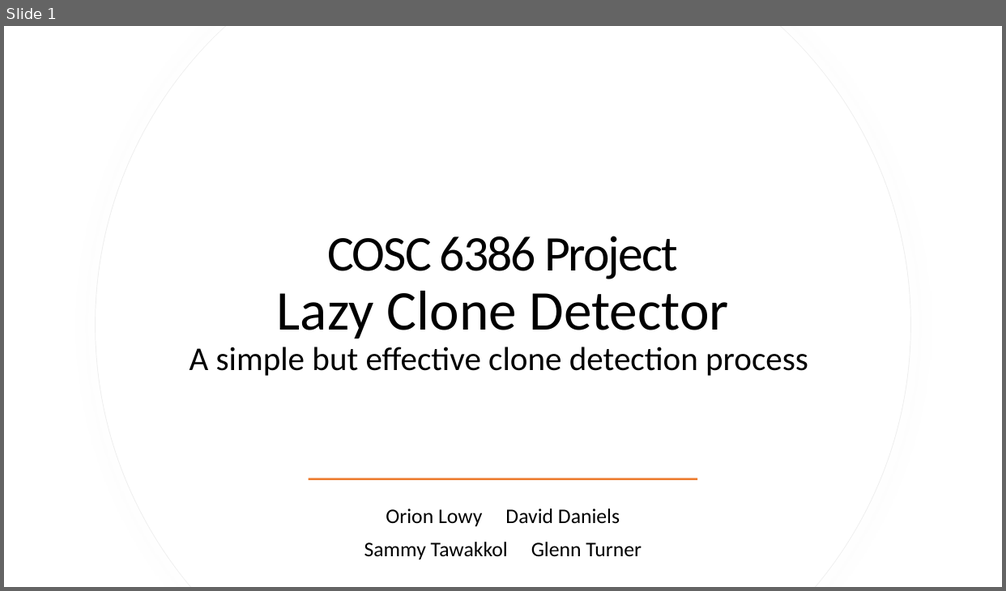
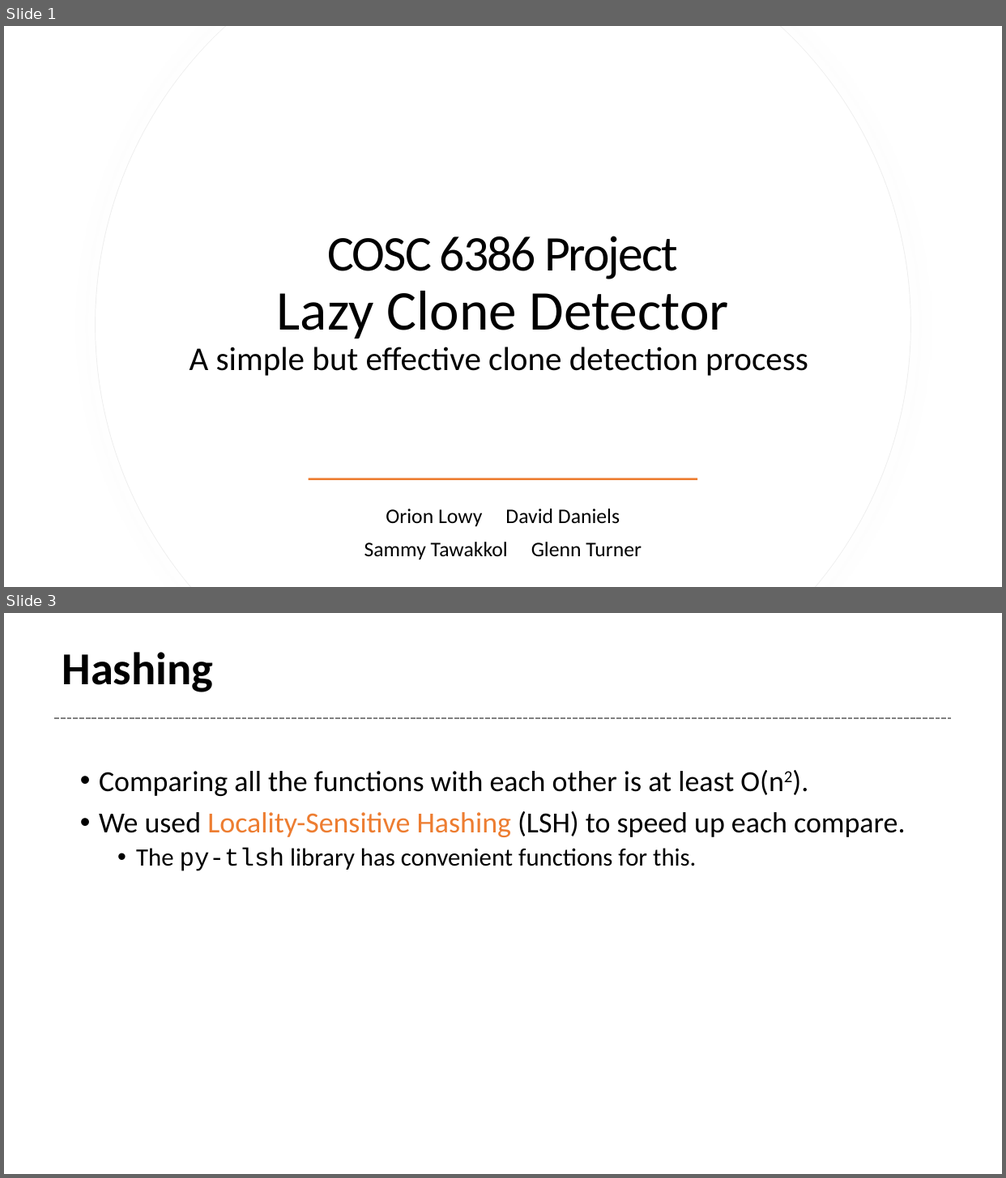
Before and after one commit to Tetricz/CodeCloneDetector, a slide deck: presentation.pptx. Shown one above the other, each under a label of ours: slide 1 before the commit, slides 1 and 3 after it; the slides between them are not shown. The pictures are 1006x591 and 1006x1178 pixels, drawn with LibreOffice and Linux fonts; fonts in the diff are those of the drawing. Boxes give left, top, right and bottom in pixels: in the first picture for what was removed or moved away, otherwise in the second. Text is boxed around its words. In the diff, an @@ line names an element or a change of style, - is before the commit and + after.

```diff
--- a/presentation.pptx
+++ b/presentation.pptx
@@ slide 3 added at (x1=4, y1=613, x2=1002, y2=1174), background #FFFFFF @@
@@ title added at (x1=62, y1=652, x2=213, y2=692), 44 pt, text #000000, bold @@
+Hashing
@@ line added from (54, 718) to (951, 718), #808080 1.5 pt dashed @@
@@ text added at (x1=99, y1=770, x2=905, y2=871), 28 pt, text #000000 @@
+• Comparing all the functions with each other is at least O(n2).
+• We used Locality-Sensitive Hashing (LSH) to speed up each compare.
+  • The py-tlsh library has convenient functions for this.
```
Also in this commit, not shown: 1 slide changed, 2 other slides added.
